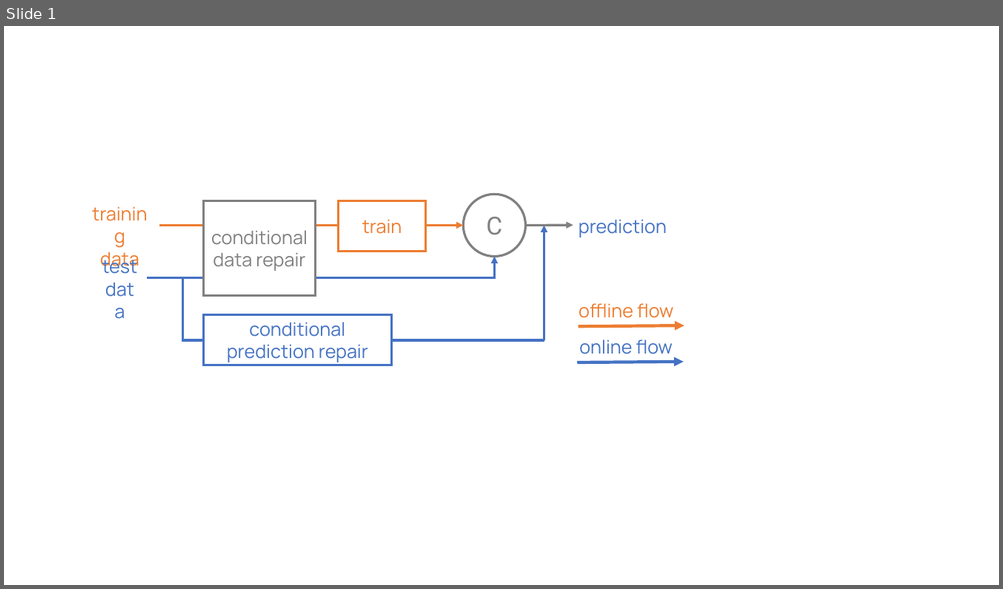
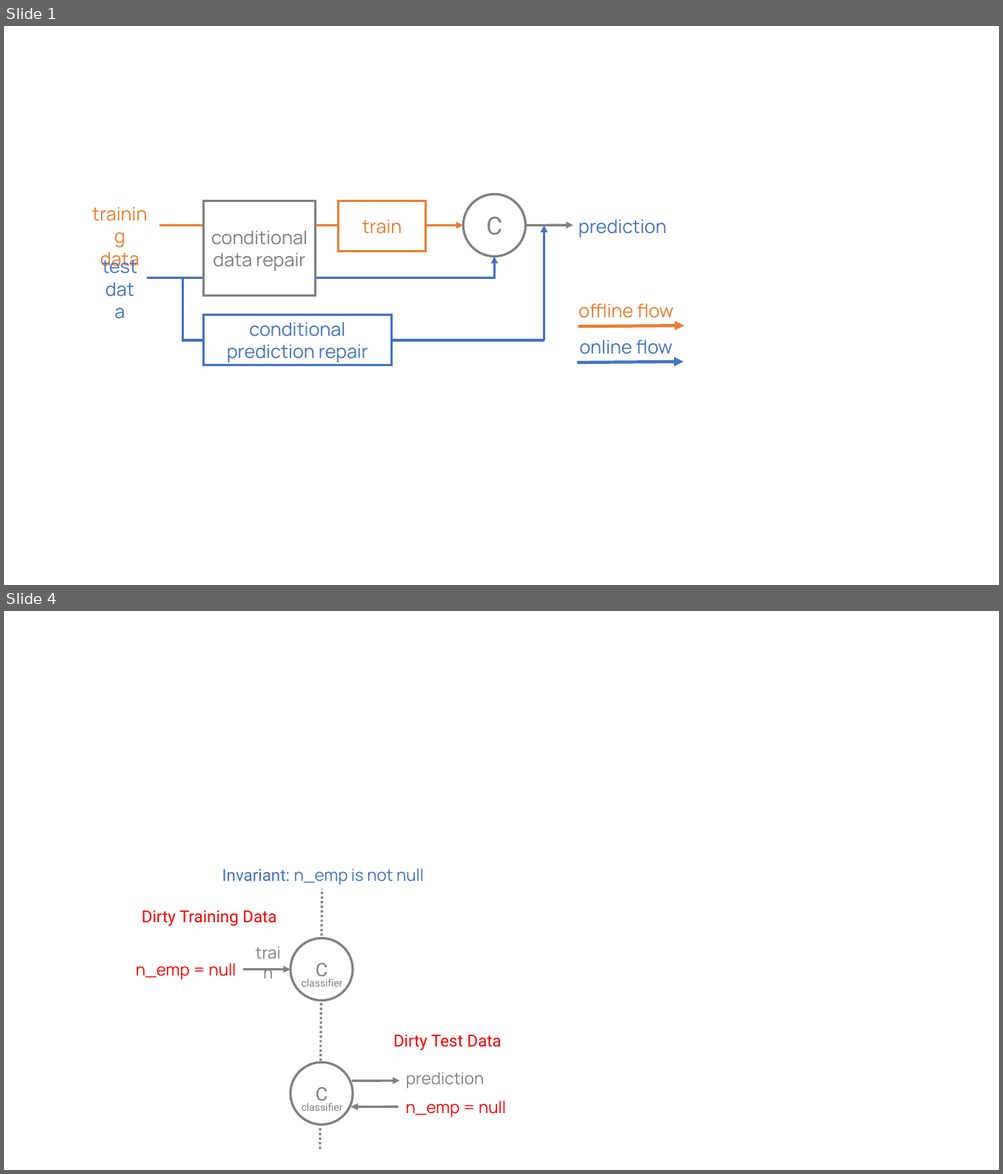
Before and after one commit to luckh2/sigmod-activedetect, a slide deck: figures/figures.pptx. Shown one above the other, each under a label of ours: slide 1 before the commit, slides 1 and 4 after it; the slides between them are not shown. The pictures are 1003x589 and 1003x1174 pixels, drawn with LibreOffice and Linux fonts; fonts in the diff are those of the drawing. Boxes give left, top, right and bottom in pixels: in the first picture for what was removed or moved away, otherwise in the second. Text is boxed around its words. In the diff, an @@ line names an element or a change of style, - is before the commit and + after.

```diff
--- a/figures/figures.pptx
+++ b/figures/figures.pptx
@@ slide 4 added at [4,611,999,1170], background #FFFFFF @@
@@ text added at [222,869,424,886], 16 pt, text #4472C4 @@
+Invariant: n_emp is not null
@@ line added from (319, 1150) to (322, 879), #808080 2.25 pt dashed @@
@@ text added at [142,911,276,926], 16 pt, text #FF0000 @@
+Dirty Training Data
@@ text added at [244,940,293,967], 16 pt, text #808080 @@
+train
@@ ellipse added at [290,939,353,1001], fill #FFFFFF, outline #808080 2.25 pt, 18 pt, text #808080 @@
+C
@@ text added at [136,963,236,980], 16 pt, text #FF0000 @@
+n_emp = null
@@ arrow added from (244, 970) to (290, 970), #808080 2.25 pt @@
@@ text added at [301,979,343,987], 10 pt, text #808080 @@
+classifier
@@ text added at [393,1035,501,1051], 16 pt, text #FF0000 @@
+Dirty Test Data
@@ ellipse added at [290,1062,353,1125], fill #FFFFFF, outline #808080 2.25 pt, 18 pt, text #808080 @@
+C
@@ text added at [406,1073,484,1089], 16 pt, text #808080 @@
+prediction
@@ arrow added from (352, 1081) to (399, 1081), #808080 2.25 pt @@
@@ text added at [301,1103,343,1111], 10 pt, text #808080 @@
+classifier
@@ arrow added from (398, 1107) to (351, 1107), #808080 2.25 pt @@
@@ text added at [406,1101,506,1118], 16 pt, text #FF0000 @@
+n_emp = null
```
Also in this commit, not shown: 1 slide changed, 1 other slide added, 1 other file.
